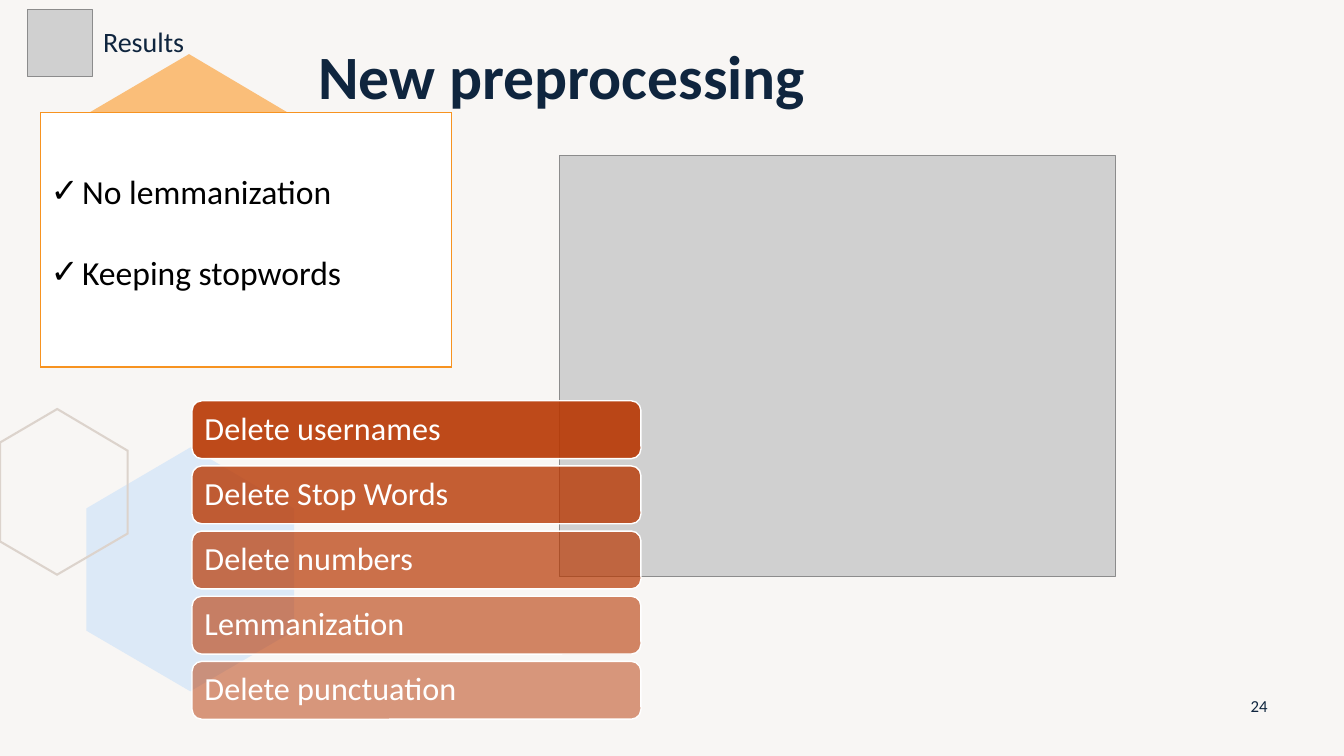
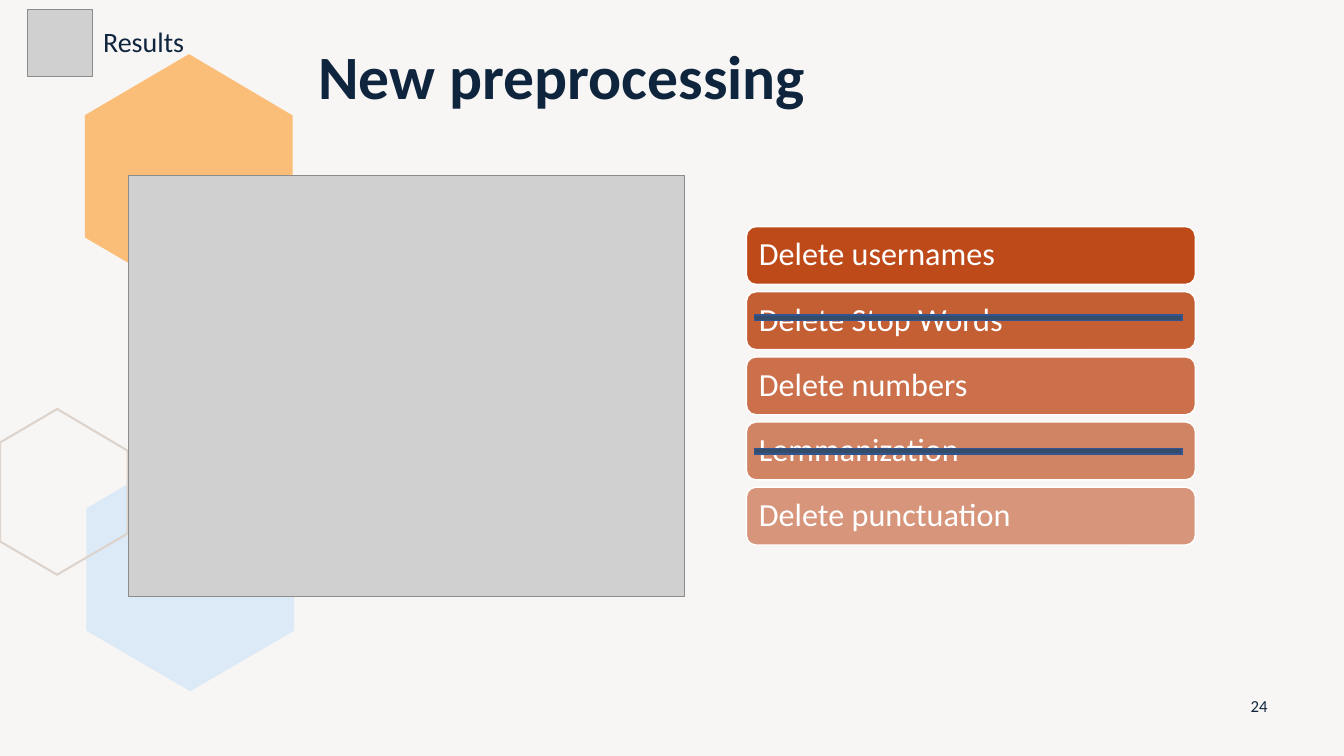
Before and after one commit to marti1999/TFG, a slide deck: slide 24 of informes/entrega final/presentation.pptx. Drawn at 1344x756 pixels with LibreOffice and Linux fonts; fonts in the diff are those of the drawing; grey boxes stand for pictures. Boxes give left, top, right and bottom in pixels: in the first picture for what was removed or moved away, otherwise in the second. Text is boxed around its words. In the diff, an @@ line names an element or a change of style, - is before the commit and + after.

```diff
--- a/informes/entrega final/presentation.pptx
+++ b/informes/entrega final/presentation.pptx
@@ rectangle removed at [40,113,452,367] @@
-✓ No lemmanization
-✓ Keeping stopwords
@@ picture: place and size @@
-picture at [560,156,1116,578]
+picture at [128,175,685,597]
@@ math minus added at [678,307,1259,330], fill #334C6A, outline #325491 1 pt @@
@@ math minus added at [678,440,1259,463], fill #334C6A, outline #325491 1 pt @@
@@ 5 texts, 5 rounded rectangles: place and size @@
-5 texts, 5 rounded rectangles at [193,401,641,719]
+5 texts, 5 rounded rectangles at [747,227,1196,544]
```
Also in this commit, not shown: 9 other slides changed, 1 other file.
